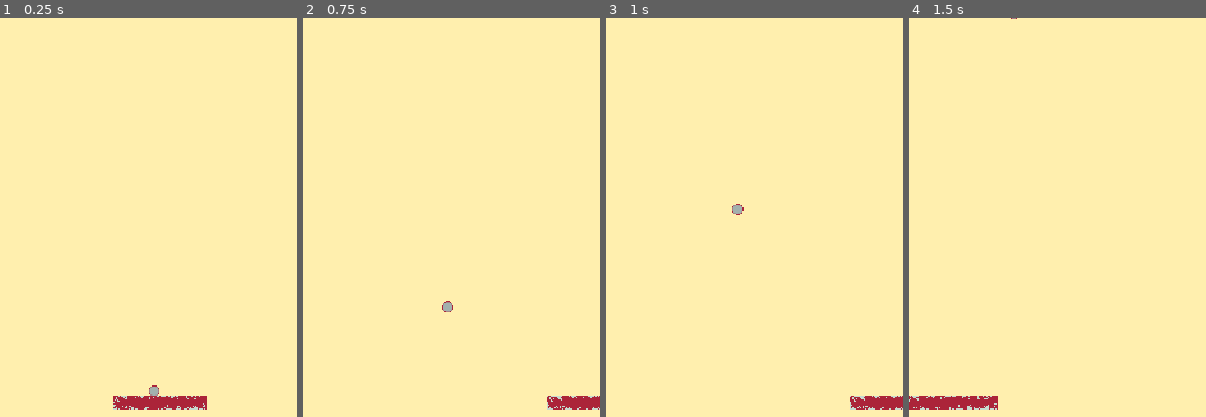
Above: before the commit, frames 1-4 (left to right).
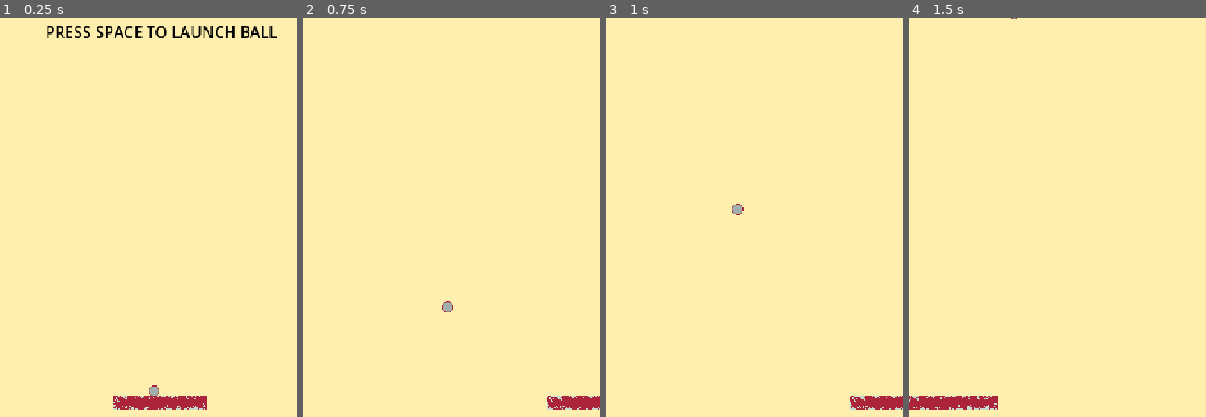
Above: after the commit, the same moments.

Repository: Chamosiala/breakout
Game: Godot game, scene res://breakout/scenes/game.tscn
Same seed, same stepped clock (60 frames per second), same inputs: the game is played once before the commit and once after it.
Inputs (mouse positions are % of the whole screen's width and height, from its top left):
- Up to frame 1 (0.25 s): no input
- Up to frame 2 (0.75 s): tap Space (play) at 0.5, 0.6 s; move the mouse to (72, 45) at 0.52 s
- Up to frame 3 (1 s): no input
- Up to frame 4 (1.5 s): tap Enter (Reset) at 1.25 s; move the mouse to (30, 55) at 1.27 s; tap Space (play) at 1.35 s
The pictures show only the part of the screen within x 23-73%, y 48-98%; the shares and areas given below are measured in that part.

The runs differ from the first frame. In frame 1, 1.1% of the frame differs, in the area x 15-94%, y 2-6%; in frame 2, nothing differs; in frame 3, nothing differs; in frame 4, nothing differs.

Commit message:
win game and update middle label according to each game state

Diff:
--- a/breakout/scenes/game.gd
+++ b/breakout/scenes/game.gd
@@ -4,7 +4,7 @@
 @onready var h_box_container: HBoxContainer = $HBoxContainer
 @onready var player: CharacterBody2D = $Player
 @onready var combo_label: Label = $Combo
-
+@onready var bricks: Node = $Bricks
 @onready var a_5: AudioStreamPlayer2D = $A5
 @onready var c_5: AudioStreamPlayer2D = $C5
 @onready var e_5: AudioStreamPlayer2D = $E5
@@ -38,19 +38,27 @@
 		GAME_STATE = "playing"
 		#player.scale.y = 1
 
-
-func end_game():
+func update_high_score():
 	if SCORE > HIGH_SCORE:
 		HIGH_SCORE = SCORE
 		BEAT_HIGH_SCORE = true
 		save_game()
+
+func end_game():
+	update_high_score()
 	GAME_STATE = "game_over"
+
+func win_game():
+	update_high_score()
+	GAME_STATE = "game_won"
 
 func _on_ball_brick_broken() -> void:
 	SCORE += 1
 	score_label.text = str(SCORE)
 	noteArray[COMBO%5].play()
 	update_combo(COMBO + 1)
+	if bricks.get_children().size() == 0:
+		win_game()
 
 func _on_paddle_hit() -> void:
 	update_combo(0)
@@ -59,7 +67,7 @@
 	LIVES -= 1
 	h_box_container.update_lives(LIVES)
 	if LIVES > 0:
-		GAME_STATE = "begin"
+		#GAME_STATE = "begin"
 		instantiate_ball()
 
 func load_game():
--- a/breakout/scenes/game.tscn
+++ b/breakout/scenes/game.tscn
@@ -8,7 +8,7 @@
 [ext_resource type="Script" uid="uid://b2lynkkjrngpr" path="res://breakout/scenes/floor.gd" id="7_6yit2"]
 [ext_resource type="Script" uid="uid://hww6y7h0h0xt" path="res://breakout/scenes/h_box_container.gd" id="7_gfjrq"]
 [ext_resource type="Script" uid="uid://eg46gi5p1fq3" path="res://breakout/scenes/combo.gd" id="9_o0vxh"]
-[ext_resource type="Script" uid="uid://bbilyruuaerd2" path="res://breakout/scenes/high_score.gd" id="10_obesw"]
+[ext_resource type="Script" uid="uid://bbilyruuaerd2" path="res://breakout/scenes/info_label.gd" id="10_obesw"]
 [ext_resource type="AudioStream" uid="uid://cey2g1p0t0u12" path="res://breakout/assets/notes/a5.mp3" id="10_v5mu4"]
 [ext_resource type="AudioStream" uid="uid://8pvrcq4bjbx6" path="res://breakout/assets/notes/c5.mp3" id="11_cawnc"]
 [ext_resource type="AudioStream" uid="uid://bsj201fmnt86w" path="res://breakout/assets/notes/d5.mp3" id="12_mkg1q"]
@@ -103,12 +103,17 @@
 
 [node name="Bricks" parent="." unique_id=1898000179 instance=ExtResource("6_gfjrq")]
 
-[node name="HighScore" type="Label" parent="." unique_id=234818129]
-offset_left = 285.0
-offset_top = 528.0
-offset_right = 325.0
-offset_bottom = 551.0
+[node name="InfoLabel" type="Label" parent="." unique_id=234818129]
+custom_minimum_size = Vector2(430, 0)
+offset_left = 106.0
+offset_top = 559.0
+offset_right = 539.0
+offset_bottom = 658.0
 theme_override_colors/font_color = Color(0, 0, 0, 1)
+theme_override_font_sizes/font_size = 20
+text = "aaaaaaaaaaaaaaaaaaaaaaaaa"
+horizontal_alignment = 1
+autowrap_mode = 2
 script = ExtResource("10_obesw")
 
 [node name="Combo" type="Label" parent="." unique_id=231362103]
--- a/breakout/scenes/high_score.gd
+++ /dev/null
@@ -1,16 +0,0 @@
-extends Label
-@onready var game: Node2D = $".."
-
-
-# Called when the node enters the scene tree for the first time.
-func _ready() -> void:
-	pass # Replace with function body.
-
-
-# Called every frame. 'delta' is the elapsed time since the previous frame.
-func _process(delta: float) -> void:
-	if game.GAME_STATE == "game_over":
-		if game.BEAT_HIGH_SCORE:
-			text = "NEW HIGH SCORE: " + str(game.HIGH_SCORE) + '\n' + "PRESS ENTER TO PLAY AGAIN :D"
-		else:
-			text = "HIGH SCORE: " + str(game.HIGH_SCORE) + '\n' + "PRESS ENTER TO PLAY AGAIN :("
--- /dev/null
+++ b/breakout/scenes/info_label.gd
@@ -0,0 +1,27 @@
+extends Label
+@onready var game: Node2D = $".."
+
+
+# Called when the node enters the scene tree for the first time.
+func _ready() -> void:
+	pass # Replace with function body.
+
+
+# Called every frame. 'delta' is the elapsed time since the previous frame.
+func _process(_delta: float) -> void:
+	match(game.GAME_STATE):
+		'begin':
+			text = "PRESS SPACE TO LAUNCH BALL"
+		'playing':
+			text = ''
+		'game_over':
+			if game.BEAT_HIGH_SCORE:
+				text = "NEW HIGH SCORE: " + str(game.HIGH_SCORE) + '\n' + "PRESS ENTER TO PLAY AGAIN :D"
+			else:
+				text = "HIGH SCORE: " + str(game.HIGH_SCORE) + '\n' + "PRESS ENTER TO PLAY AGAIN"
+		'game_won':
+			text = "YOU WON, CONGRATS!! "
+			if game.BEAT_HIGH_SCORE:
+				text += '\n' + "NEW HIGH SCORE: " + str(game.HIGH_SCORE) + '\n' + "PRESS ENTER TO PLAY AGAIN :D"
+			else:
+				text += "HIGH SCORE: " + str(game.HIGH_SCORE) + '\n' + "PRESS ENTER TO PLAY AGAIN :D"
Renamed: breakout/scenes/high_score.gd.uid -> breakout/scenes/info_label.gd.uid
Not shown, changed: export_presets.cfg
